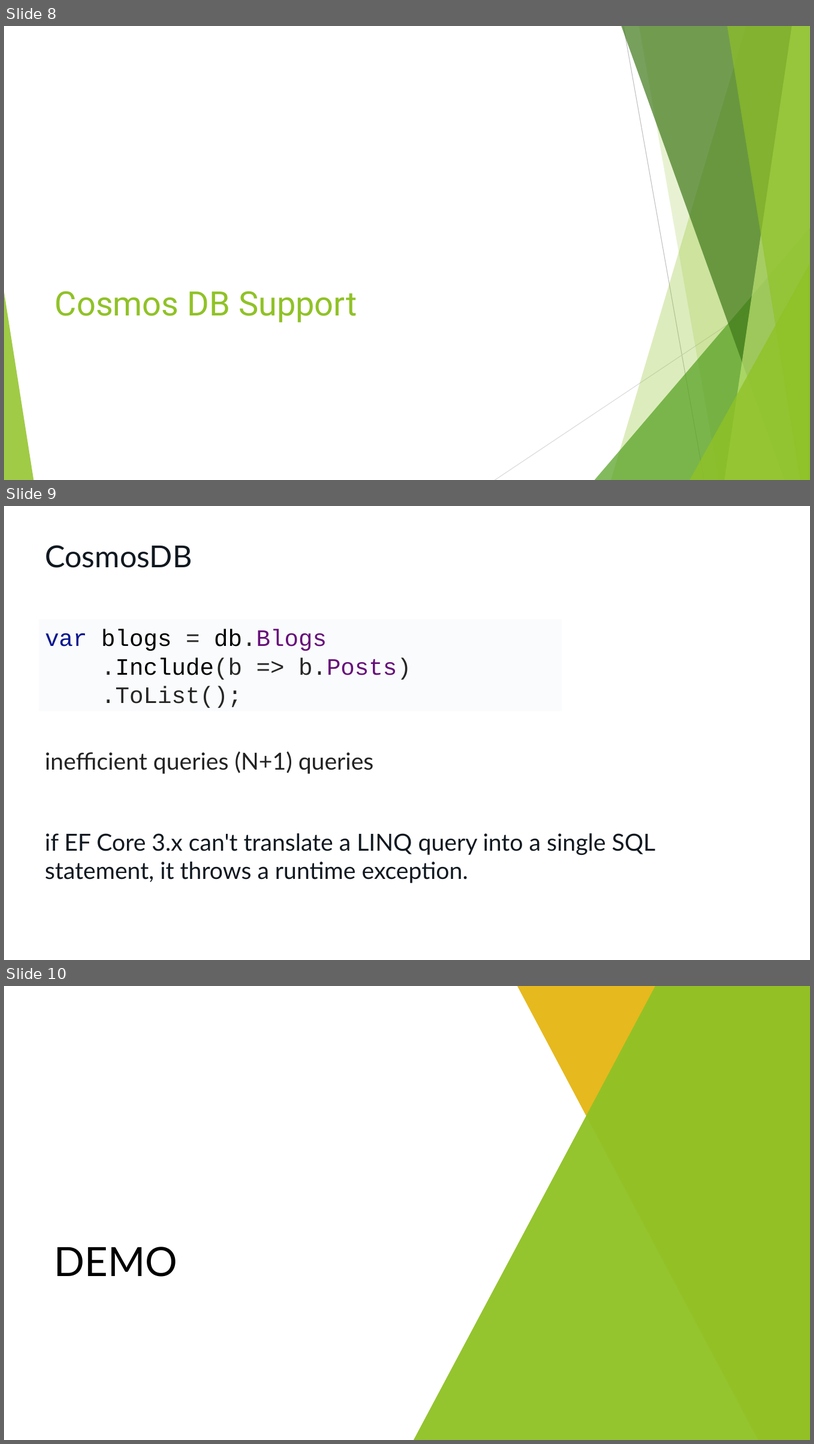
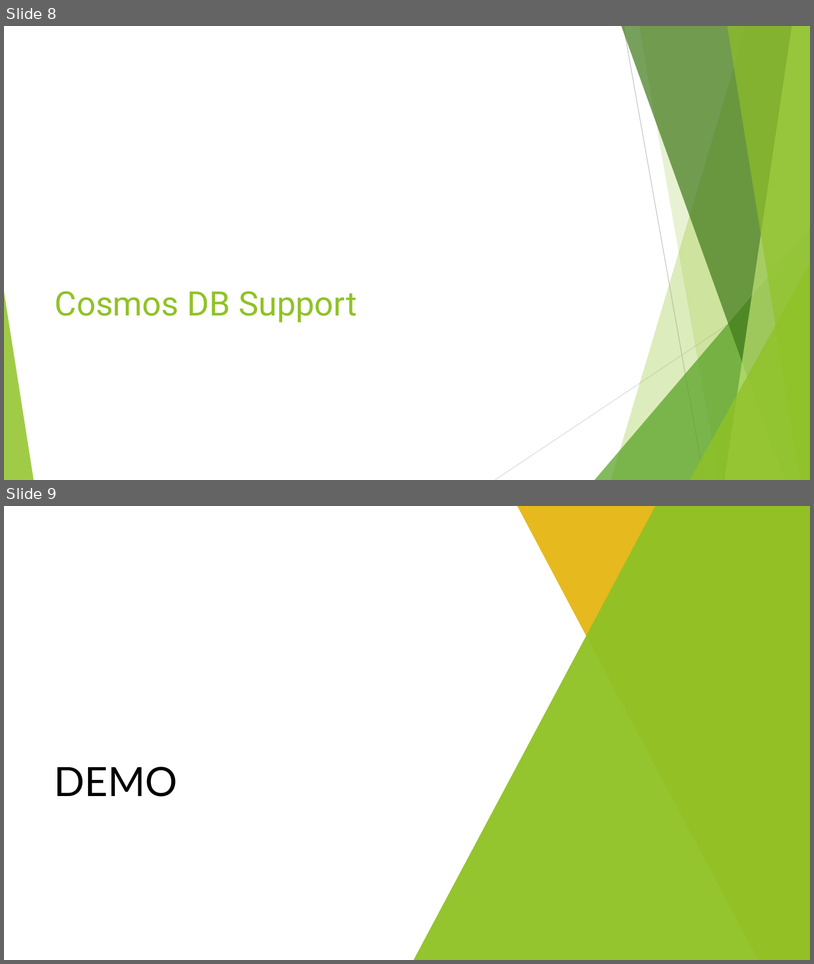
Before and after one commit to cwoodruff/EFCore3Demos, a slide deck: What’s new in Entity Framework Core 3.1.pptx. Shown one above the other, each under a label of ours: slides 8, 9 and 10 before the commit, slides 8 and 9 after it. The pictures are 814x1444 and 814x964 pixels, drawn with LibreOffice and Linux fonts; fonts in the diff are those of the drawing. Boxes give left, top, right and bottom in pixels: in the first picture for what was removed or moved away, otherwise in the second. Text is boxed around its words. In the diff, an @@ line names an element or a change of style, - is before the commit and + after.

```diff
--- a/What’s new in Entity Framework Core 3.1.pptx
+++ b/What’s new in Entity Framework Core 3.1.pptx
@@ slide 9 removed at [4, 506, 810, 960], background #FFFFFF @@
@@ title removed at [45, 545, 192, 568] @@
-CosmosDB
@@ text removed at [45, 629, 411, 708] @@
-var blogs = db.Blogs
-.Include(b => b.Posts)
-.ToList();
@@ text removed at [45, 751, 374, 774] @@
-inefficient queries (N+1) queries
@@ text removed at [45, 833, 656, 883] @@
-if EF Core 3.x can't translate a LINQ query into a single SQL statement, it throws a runtime exception.
@@ what was slide 10 is now slide 9 @@
```
Also in this commit, not shown: 9 slides changed, 1 slide added.
